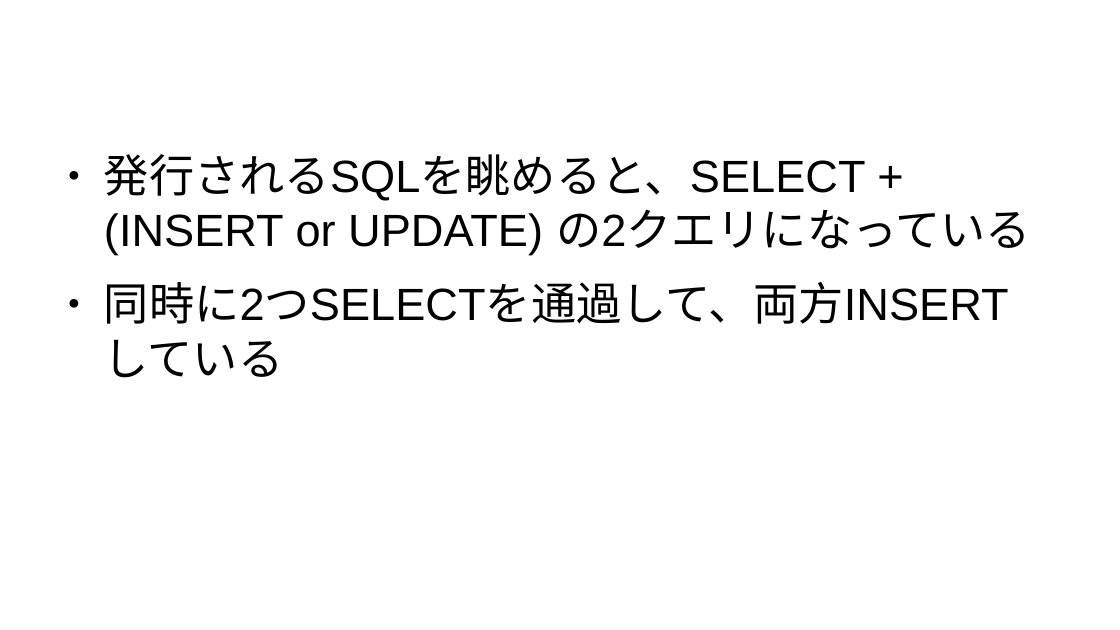
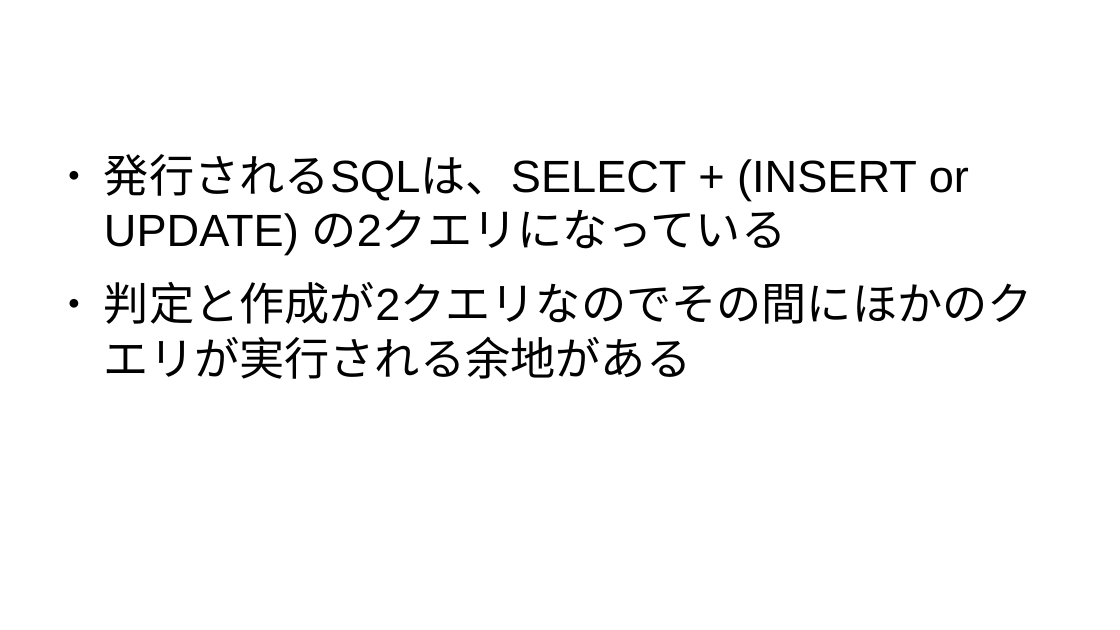
Before and after one commit to kijimad/roam, a slide deck: slide 7 of pdfs/20260616_upsert.odp. Drawn at 1120x630 pixels with LibreOffice and Linux fonts; fonts in the diff are those of the drawing. Boxes give left, top, right and bottom in pixels: in the first picture for what was removed or moved away, otherwise in the second. Text is boxed around its words. In the diff, an @@ line names an element or a change of style, - is before the commit and + after.

```diff
--- a/pdfs/20260616_upsert.odp
+++ b/pdfs/20260616_upsert.odp
@@ text at (x1=104, y1=154, x2=1033, y2=324): text changed @@
-● 発行されるSQLを眺めると、SELECT + (INSERT or UPDATE) の2クエリになっている
-● 同時に2つSELECTを通過して、両方INSERT している
+● 発行されるSQLは、SELECT + (INSERT or UPDATE) の2クエリになっている
+● 判定と作成が2クエリなのでその間にほかのクエリが実行される余地がある
```
Also in this commit, not shown: 7 other slides changed, 1 slide added, 1 slide removed, 6 other files.
